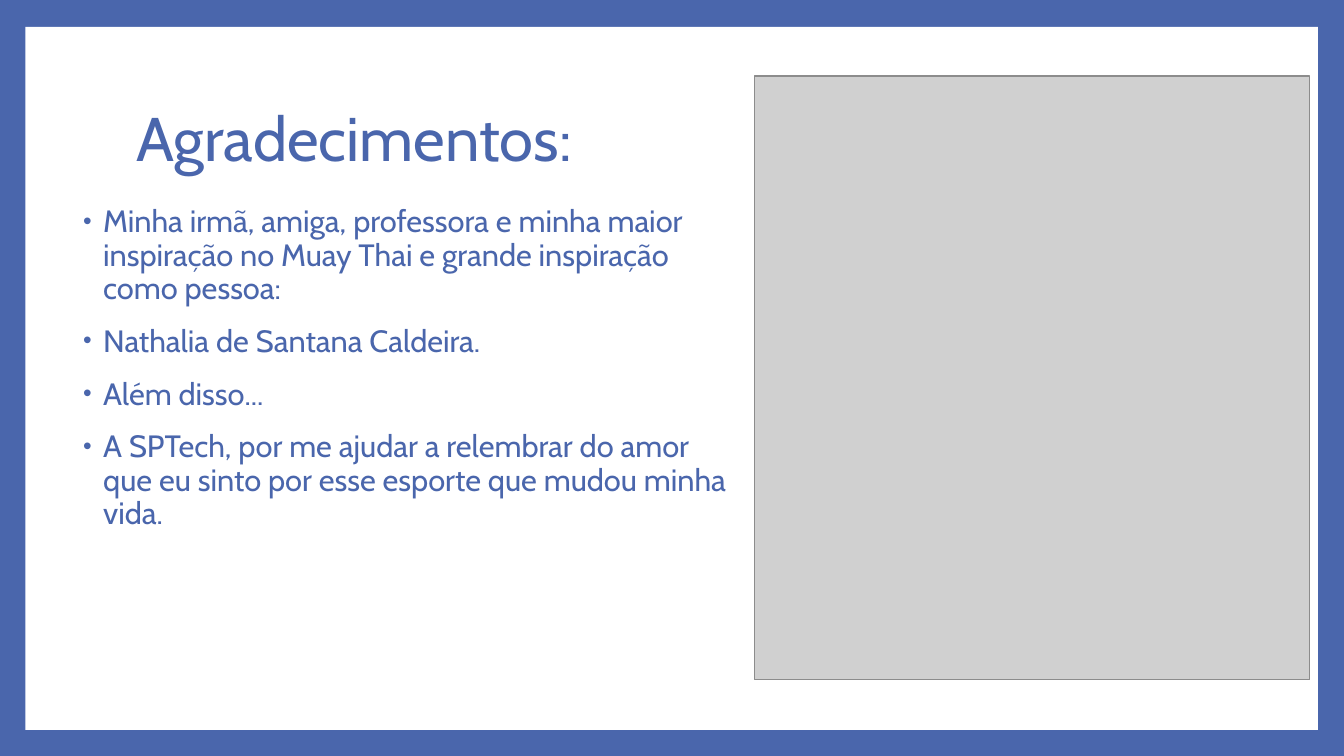
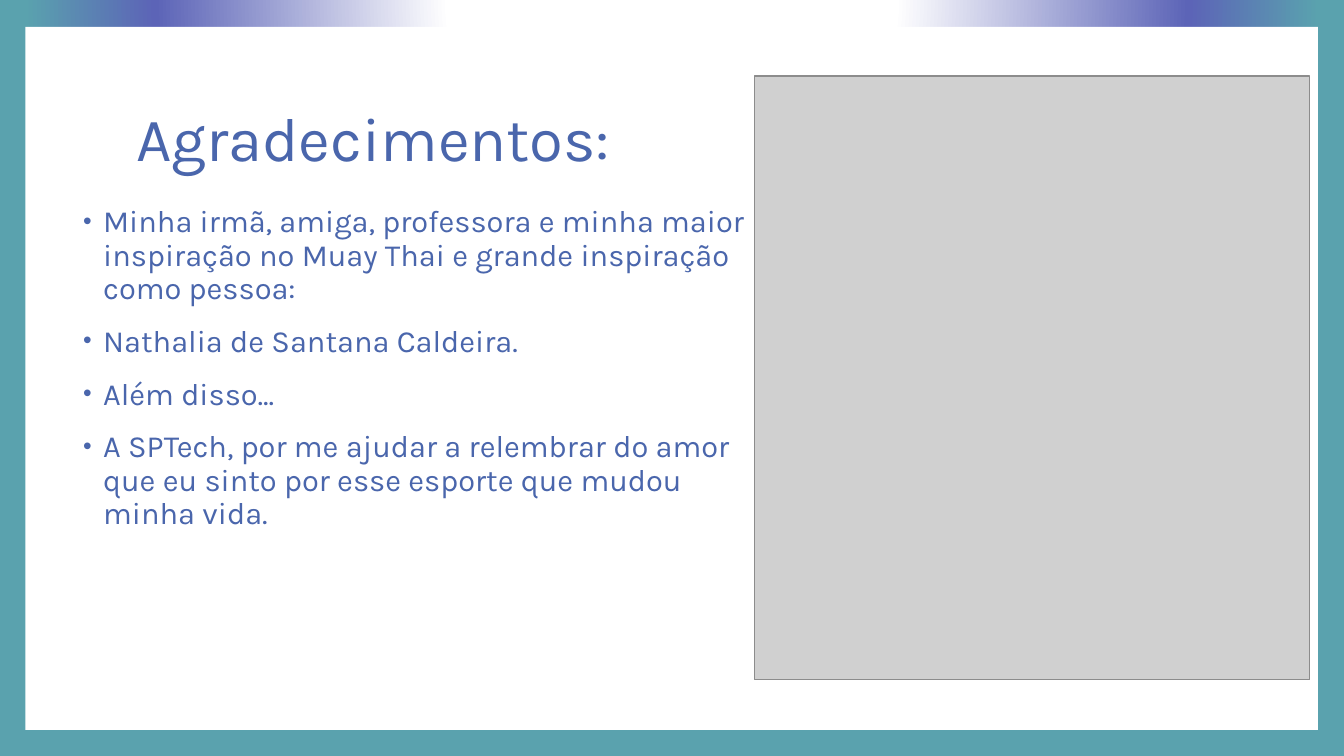
Before and after one commit to enricoferrer/Projeto-Individual, a slide deck: slide 10 of Slide Apresentação/O amor pela arte das oito armas.pptx (slide 7 before the commit). Drawn at 1344x756 pixels with LibreOffice and Linux fonts; fonts in the diff are those of the drawing; grey boxes stand for pictures. Boxes give left, top, right and bottom in pixels: in the first picture for what was removed or moved away, otherwise in the second. Text is boxed around its words. In the diff, an @@ line names an element or a change of style, - is before the commit and + after.

```diff
--- a/Slide Apresentação/O amor pela arte das oito armas.pptx
+++ b/Slide Apresentação/O amor pela arte das oito armas.pptx
@@ background #4A66AC to gradient #FFFFFF to #5C64B7 to #5AA2AE @@
@@ title "Agradecimentos:" at box(136, 118, 610, 176): font Cabin to Karla @@
@@ text "Minha irmã, amiga, professora e ..." at box(103, 211, 744, 525): font Cabin to Karla @@
```
Also in this commit, not shown: 7 other slides changed, 3 slides added, 3 other files.
